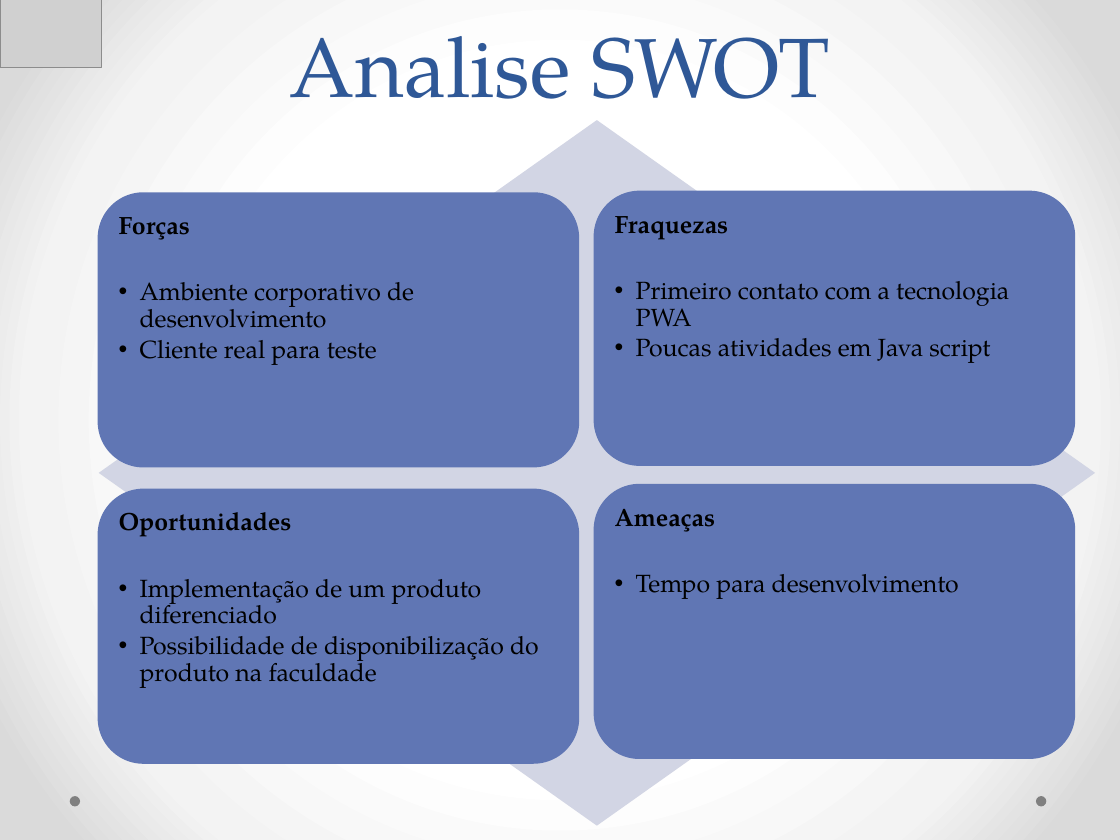
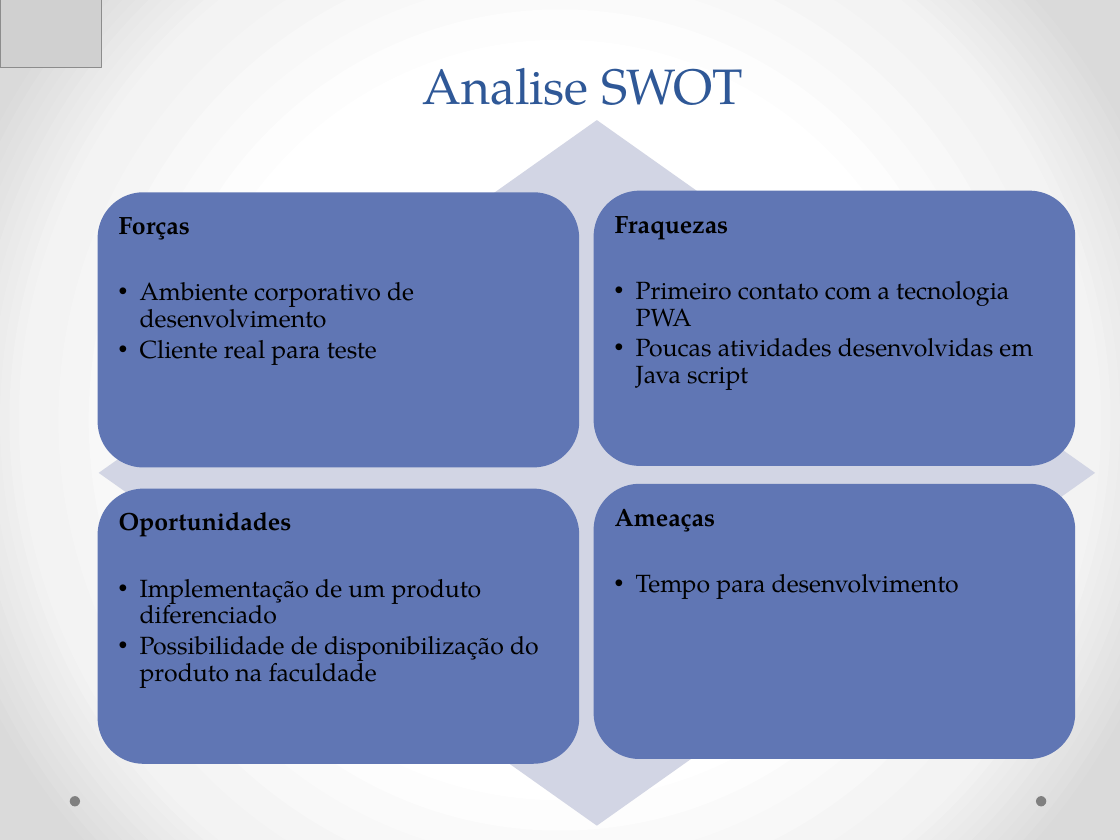
Before and after one commit to Neimarmg/TCC, a slide deck: slide 4 of Ppt-Andamento.pptx. Drawn at 1120x840 pixels with LibreOffice and Linux fonts; fonts in the diff are those of the drawing; grey boxes stand for pictures. Boxes give left, top, right and bottom in pixels: in the first picture for what was removed or moved away, otherwise in the second. Text is boxed around its words. In the diff, an @@ line names an element or a change of style, - is before the commit and + after.

```diff
--- a/Ppt-Andamento.pptx
+++ b/Ppt-Andamento.pptx
@@ title "Analise SWOT": place and size @@
-title "Analise SWOT" at <box>290,36,830,129</box>
+title "Analise SWOT" at <box>422,68,742,105</box>
@@ title "Analise SWOT" at <box>422,68,742,105</box>: size 54 to 32 pt @@
@@ text at <box>636,338,1033,390</box>: text changed @@
-  •• Poucas atividades em Java script
+  •• Poucas atividades desenvolvidas em Java script
```
Also in this commit, not shown: 19 other slides changed, 4 slides added, 8 slides removed.
